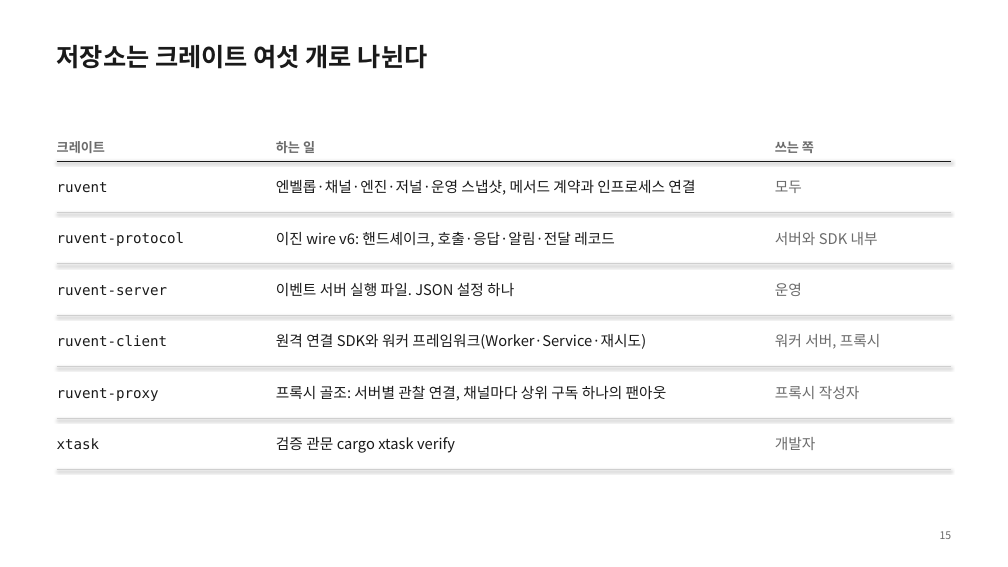
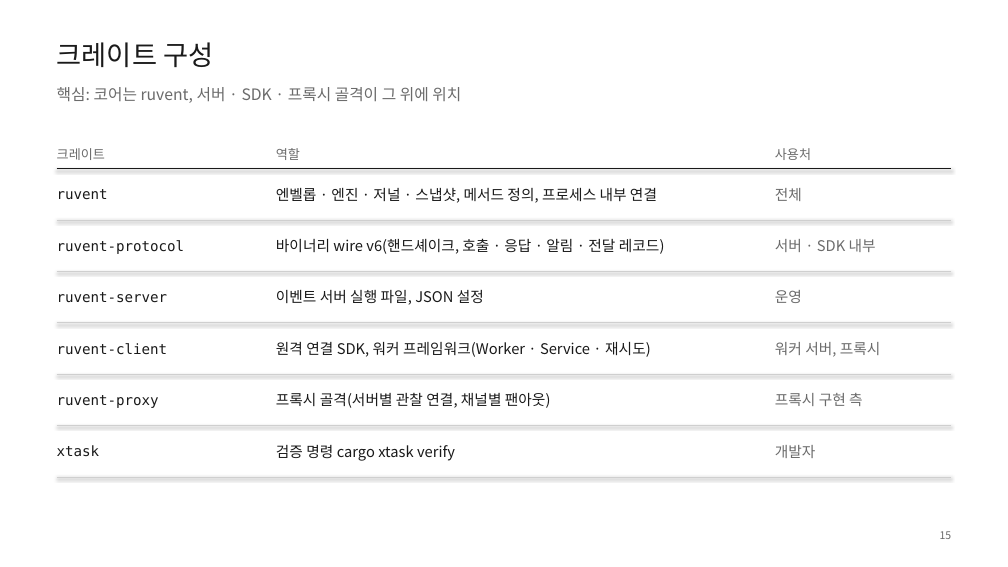
Before and after one commit to hikaMaeng/ruvent, a slide deck: slide 15 of docs/intro/ruvent-intro.pptx. Drawn at 1008x567 pixels with LibreOffice and Linux fonts; fonts in the diff are those of the drawing. Boxes give left, top, right and bottom in pixels: in the first picture for what was removed or moved away, otherwise in the second. Text is boxed around its words. In the diff, an @@ line names an element or a change of style, - is before the commit and + after.

```diff
--- a/docs/intro/ruvent-intro.pptx
+++ b/docs/intro/ruvent-intro.pptx
@@ text at [57, 42, 213, 67]: text changed; size 24 to 26 pt; bold off @@
-저장소는 크레이트 여섯 개로 나뉜다
+크레이트 구성
@@ text added at [57, 87, 461, 103], 15 pt, text #6B6B6B @@
+핵심: 코어는 ruvent, 서버 · SDK · 프록시 골격이 그 위에 위치
@@ text "크레이트" at [57, 148, 105, 160]: bold off @@
@@ text removed at [276, 141, 315, 153] @@
-하는 일
@@ text added at [276, 148, 300, 160], 12.5 pt, text #6B6B6B @@
+역할
@@ text removed at [775, 141, 814, 153] @@
-쓰는 쪽
@@ text added at [775, 148, 811, 160], 12.5 pt, text #6B6B6B @@
+사용처
@@ text at [276, 188, 657, 203]: text changed @@
-엔벨롭·채널·엔진·저널·운영 스냅샷, 메서드 계약과 인프로세스 연결
+엔벨롭 · 엔진 · 저널 · 스냅샷, 메서드 정의, 프로세스 내부 연결
@@ text removed at [775, 180, 802, 193] @@
-모두
@@ text added at [775, 188, 802, 201], 14 pt, text #6B6B6B @@
+전체
@@ text at [276, 238, 665, 254]: text changed @@
-이진 wire v6: 핸드셰이크, 호출·응답·알림·전달 레코드
+바이너리 wire v6(핸드셰이크, 호출 · 응답 · 알림 · 전달 레코드)
@@ text at [775, 239, 876, 252]: text changed @@
-서버와 SDK 내부
+서버 · SDK 내부
@@ text at [276, 290, 484, 305]: text changed @@
-이벤트 서버 실행 파일. JSON 설정 하나
+이벤트 서버 실행 파일, JSON 설정
@@ text at [276, 342, 651, 357]: text changed @@
-원격 연결 SDK와 워커 프레임워크(Worker·Service·재시도)
+원격 연결 SDK, 워커 프레임워크(Worker · Service · 재시도)
@@ 4 texts, 3 lines: place and size @@
-4 texts, 3 lines at [57, 141, 951, 470]
+4 texts, 3 lines at [57, 148, 951, 477]
@@ text at [276, 393, 551, 408]: text changed @@
-프록시 골조: 서버별 관찰 연결, 채널마다 상위 구독 하나의 팬아웃
+프록시 골격(서버별 관찰 연결, 채널별 팬아웃)
@@ text at [775, 393, 863, 406]: text changed @@
-프록시 작성자
+프록시 구현 측
@@ 6 texts, 4 lines: place and size @@
-6 texts, 4 lines at [57, 161, 951, 450]
+6 texts, 4 lines at [57, 169, 951, 458]
@@ text at [276, 445, 455, 461]: text changed @@
-검증 관문 cargo xtask verify
+검증 명령 cargo xtask verify
```
Also in this commit, not shown: 17 other slides changed, 2 other files.
